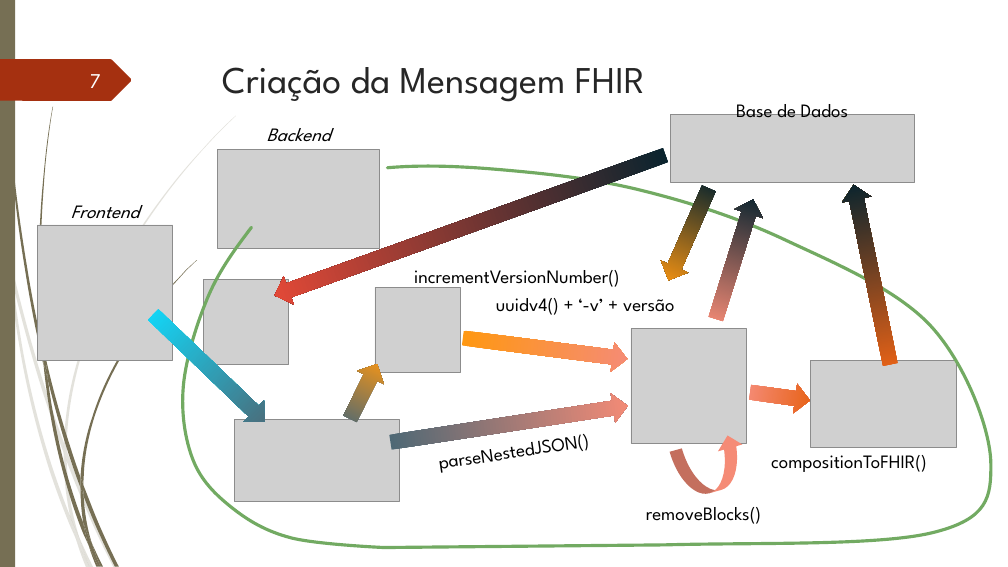
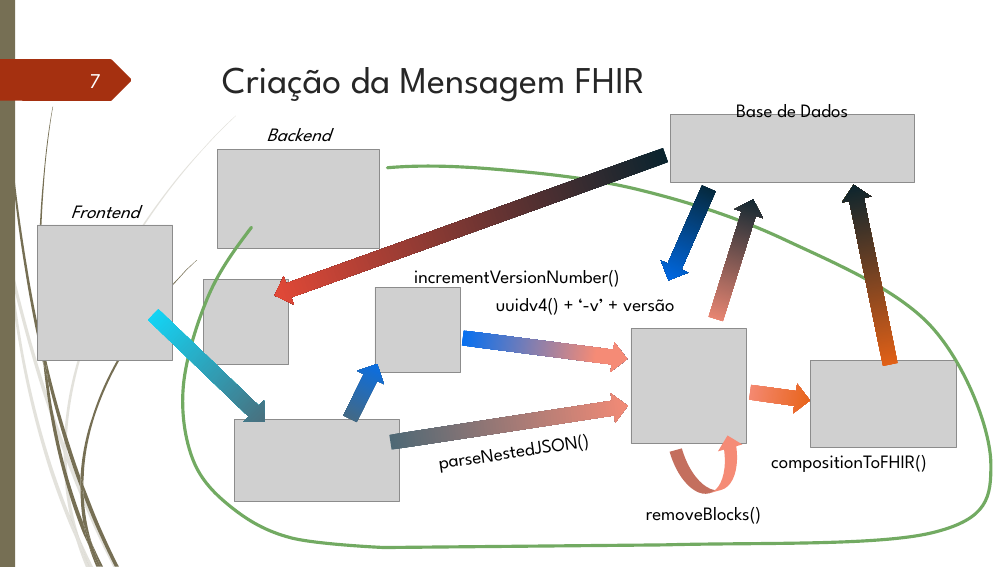
Before and after one commit to hugo-baptista/tg-apinf-pce, a slide deck: slide 7 of Apresentação.pptx. Drawn at 1008x567 pixels with LibreOffice and Linux fonts; fonts in the diff are those of the drawing; grey boxes stand for pictures. Boxes give left, top, right and bottom in pixels: in the first picture for what was removed or moved away, otherwise in the second. Text is boxed around its words. In the diff, an @@ line names an element or a change of style, - is before the commit and + after.

```diff
--- a/Apresentação.pptx
+++ b/Apresentação.pptx
@@ right arrow at (x1=656, y1=182, x2=723, y2=286): fill gradient #06232E to #FF9811 to gradient #06232E to #006FF3 @@
@@ right arrow at (x1=461, y1=323, x2=629, y2=373): fill gradient #FF9811 to #F58B76 to gradient #006FF3 to #F58B76 @@
@@ right arrow at (x1=337, y1=357, x2=391, y2=425): fill gradient #4D6875 to #FF9811 to gradient #4D6875 to #006FF3 @@
```
Also in this commit, not shown: 2 other slides changed.
